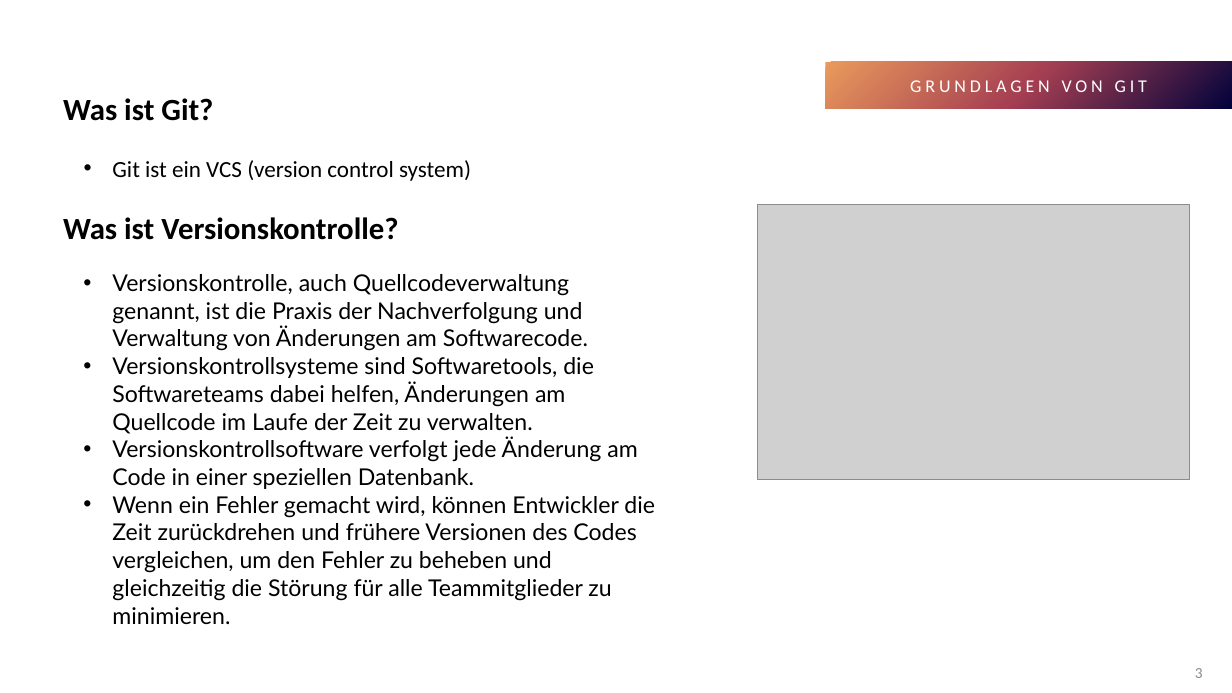
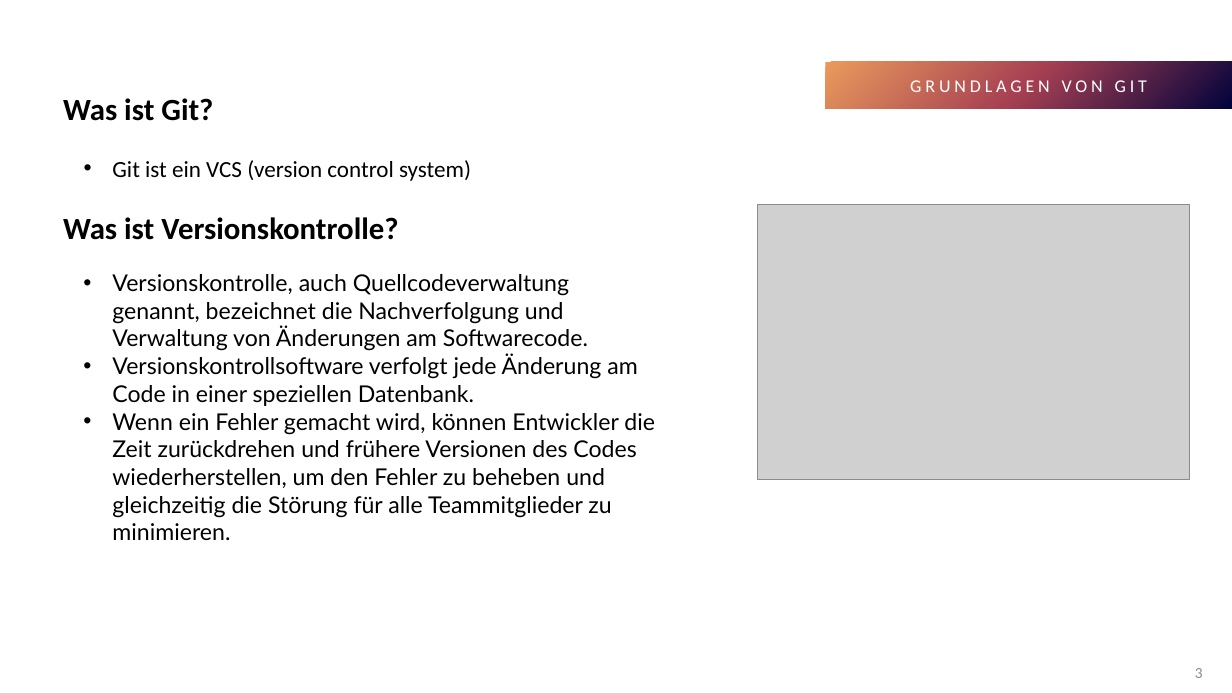
Before and after one commit to Luksch187/DUG-Uebungen-DuA-HS-Landshut, a slide deck: slide 3 of GitHub Präsentation.pptx. Drawn at 1232x693 pixels with LibreOffice and Linux fonts; fonts in the diff are those of the drawing; grey boxes stand for pictures. Boxes give left, top, right and bottom in pixels: in the first picture for what was removed or moved away, otherwise in the second. Text is boxed around its words. In the diff, an @@ line names an element or a change of style, - is before the commit and + after.

Commit message:
changed presentation

```diff
--- a/GitHub Präsentation.pptx
+++ b/GitHub Präsentation.pptx
@@ text at [112, 274, 588, 351]: text changed @@
-• Versionskontrolle, auch Quellcodeverwaltung genannt, ist die Praxis der Nachverfolgung und Verwaltung von Änderungen am Softwarecode.
-• Versionskontrollsysteme sind Softwaretools, die Softwareteams dabei helfen, Änderungen am Quellcode im Laufe der Zeit zu verwalten.
+• Versionskontrolle, auch Quellcodeverwaltung genannt, bezeichnet die Nachverfolgung und Verwaltung von Änderungen am Softwarecode.
@@ text at [112, 413, 655, 540]: text changed @@
-• Wenn ein Fehler gemacht wird, können Entwickler die Zeit zurückdrehen und frühere Versionen des Codes vergleichen, um den Fehler zu beheben und gleichzeitig die Störung für alle Teammitglieder zu minimieren.
+• Wenn ein Fehler gemacht wird, können Entwickler die Zeit zurückdrehen und frühere Versionen des Codes wiederherstellen, um den Fehler zu beheben und gleichzeitig die Störung für alle Teammitglieder zu minimieren.
```
Also in this commit, not shown: 3 other slides changed.
